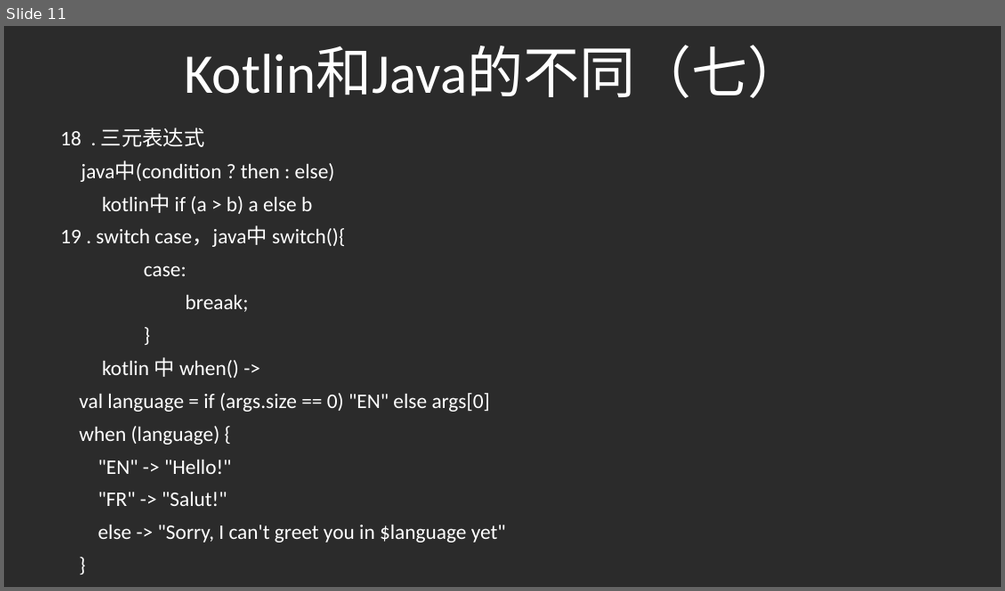
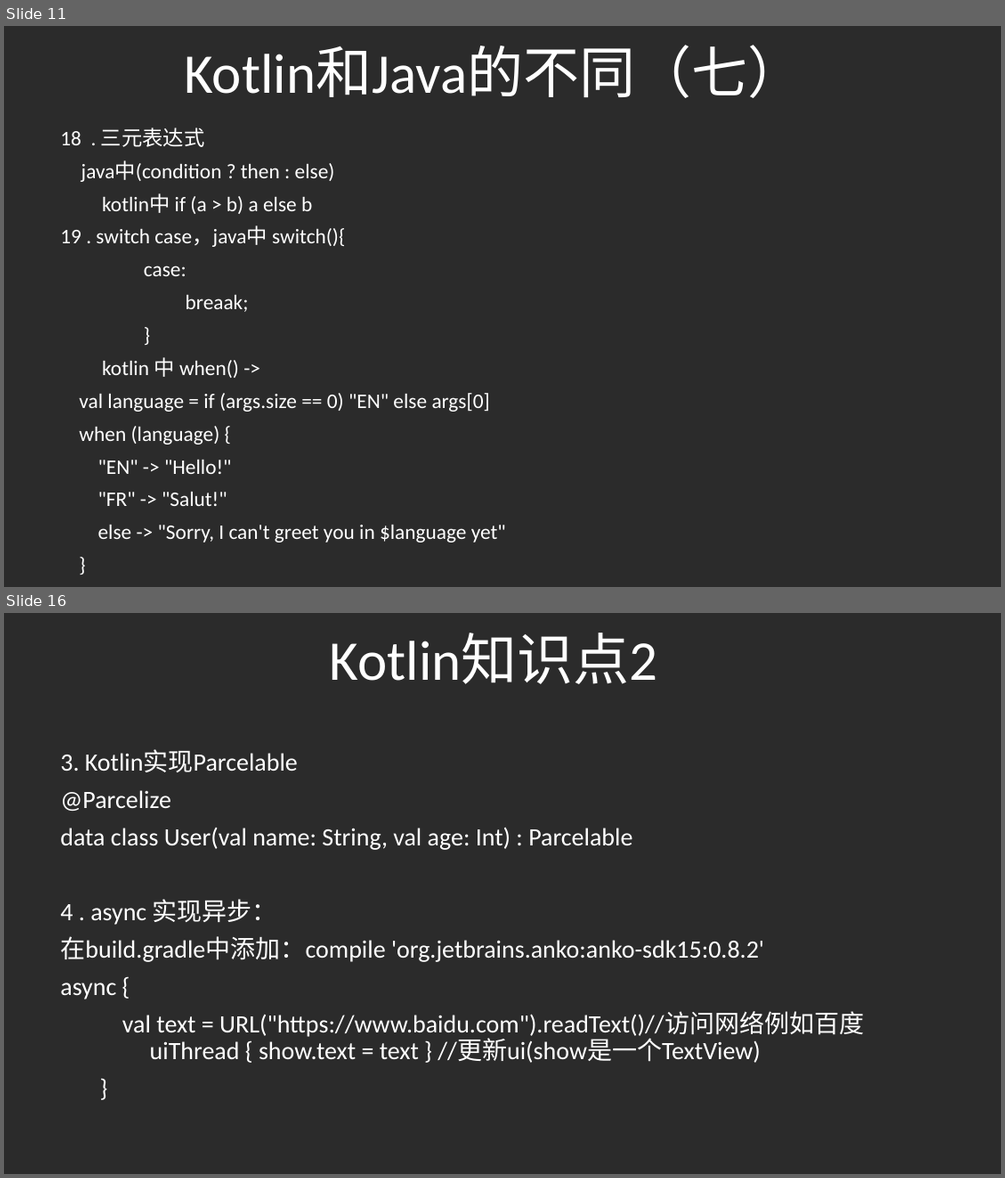
Before and after one commit to gaoleicoding/HelloKotlin, a slide deck: KotlinApp/Kotlin分享.pptx. Shown one above the other, each under a label of ours: slide 11 before the commit, slides 11 and 16 after it; the slides between them are not shown. The pictures are 1005x591 and 1005x1178 pixels, drawn with LibreOffice and Linux fonts; fonts in the diff are those of the drawing; background and template pictures are left out; a plain dark background stands for a picture behind light text. Boxes give left, top, right and bottom in pixels: in the first picture for what was removed or moved away, otherwise in the second. Text is boxed around its words. In the diff, an @@ line names an element or a change of style, - is before the commit and + after.

```diff
--- a/KotlinApp/Kotlin分享.pptx
+++ b/KotlinApp/Kotlin分享.pptx
@@ slide 16 added at [4,613,1001,1174], background picture (left out) @@
@@ title added at [330,633,658,684], 54 pt, text #FFFFFF @@
+Kotlin知识点2
@@ subtitle added at [60,750,864,1062], 24 pt, text #FFFFFF @@
+3. Kotlin实现Parcelable
+@Parcelize
+data class User(val name: String, val age: Int) : Parcelable
+4 . async 实现异步：
+在build.gradle中添加：compile 'org.jetbrains.anko:anko-sdk15:0.8.2'
+async {
+val text = URL("https://www.baidu.com").readText()//访问网络例如百度 uiThread { show.text = text } //更新ui(show是一个TextView)
+}
```
Also in this commit, not shown: 2 slides changed, 4 other slides added.
